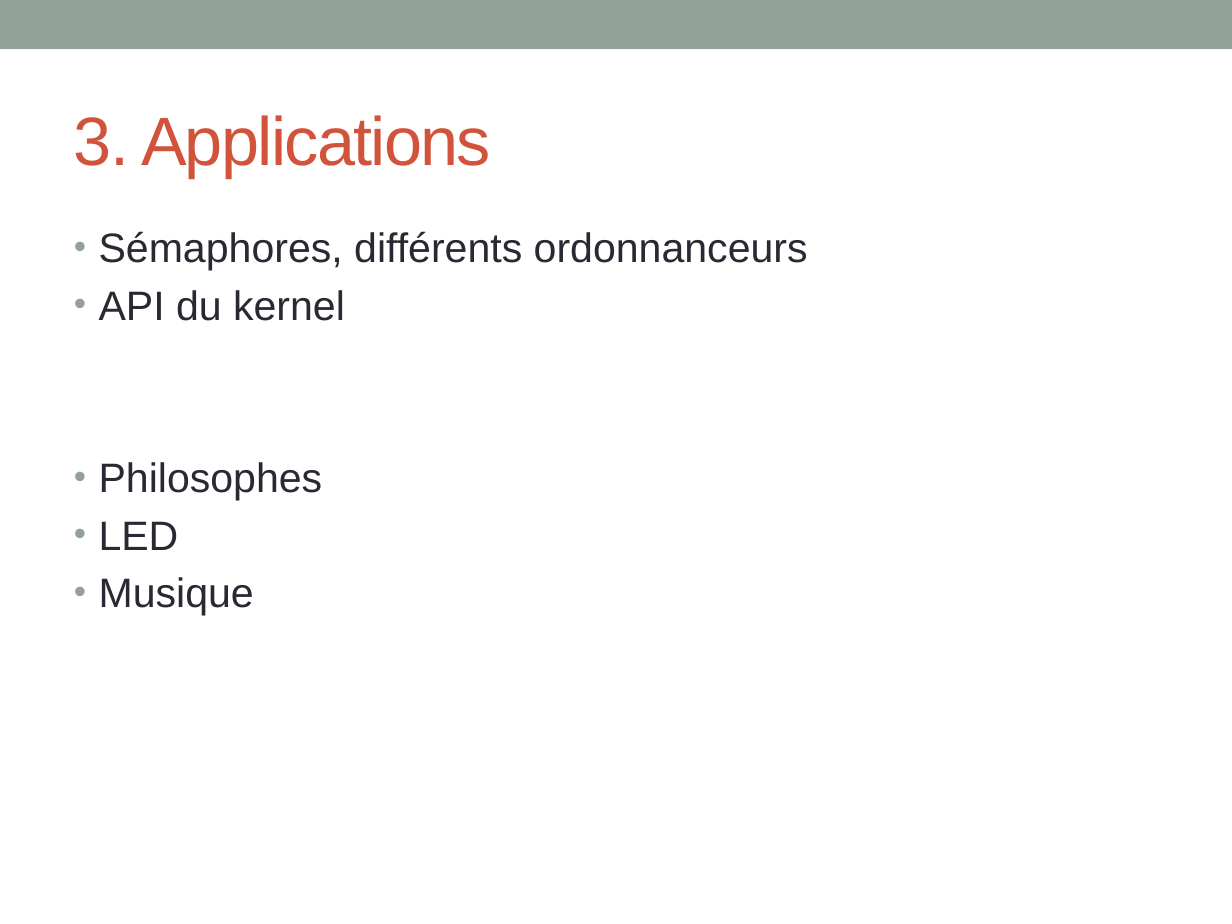
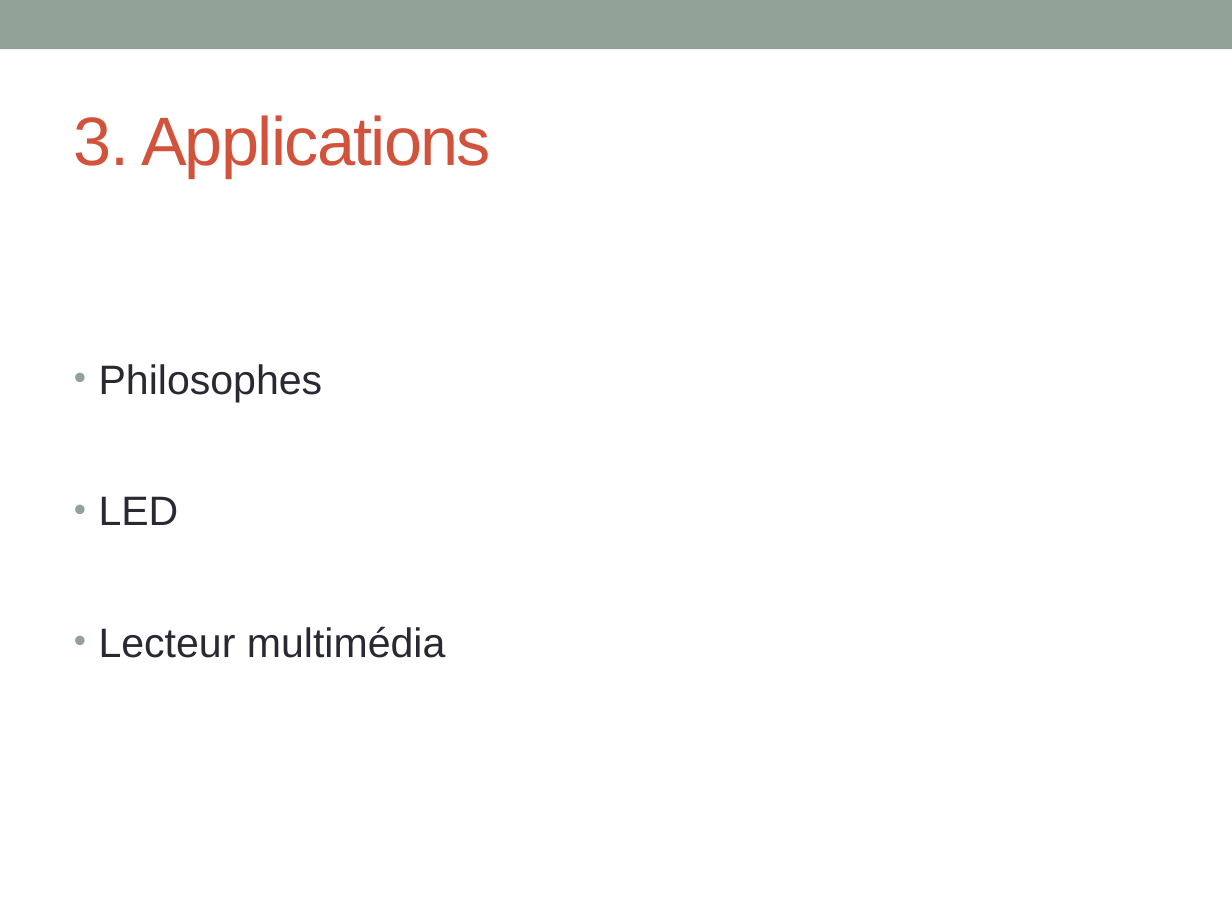
Before and after one commit to INSA-4IF-H4404-2013-2014/RaspiKernel, a slide deck: slide 10 of ppt/presentation.pptx. Drawn at 1232x924 pixels with LibreOffice and Linux fonts; fonts in the diff are those of the drawing. Boxes give left, top, right and bottom in pixels: in the first picture for what was removed or moved away, otherwise in the second. Text is boxed around its words. In the diff, an @@ line names an element or a change of style, - is before the commit and + after.

```diff
--- a/ppt/presentation.pptx
+++ b/ppt/presentation.pptx
@@ text at [99,231,808,321]: paragraphs removed @@
-• Sémaphores, différents ordonnanceurs
-• API du kernel
@@ text at [99,364,323,525]: line spacing 1 to 2.5 @@
@@ text at [99,626,446,658]: text changed @@
-• Musique
+• Lecteur multimédia
```
Also in this commit, not shown: 5 other slides changed, 1 slide added.
